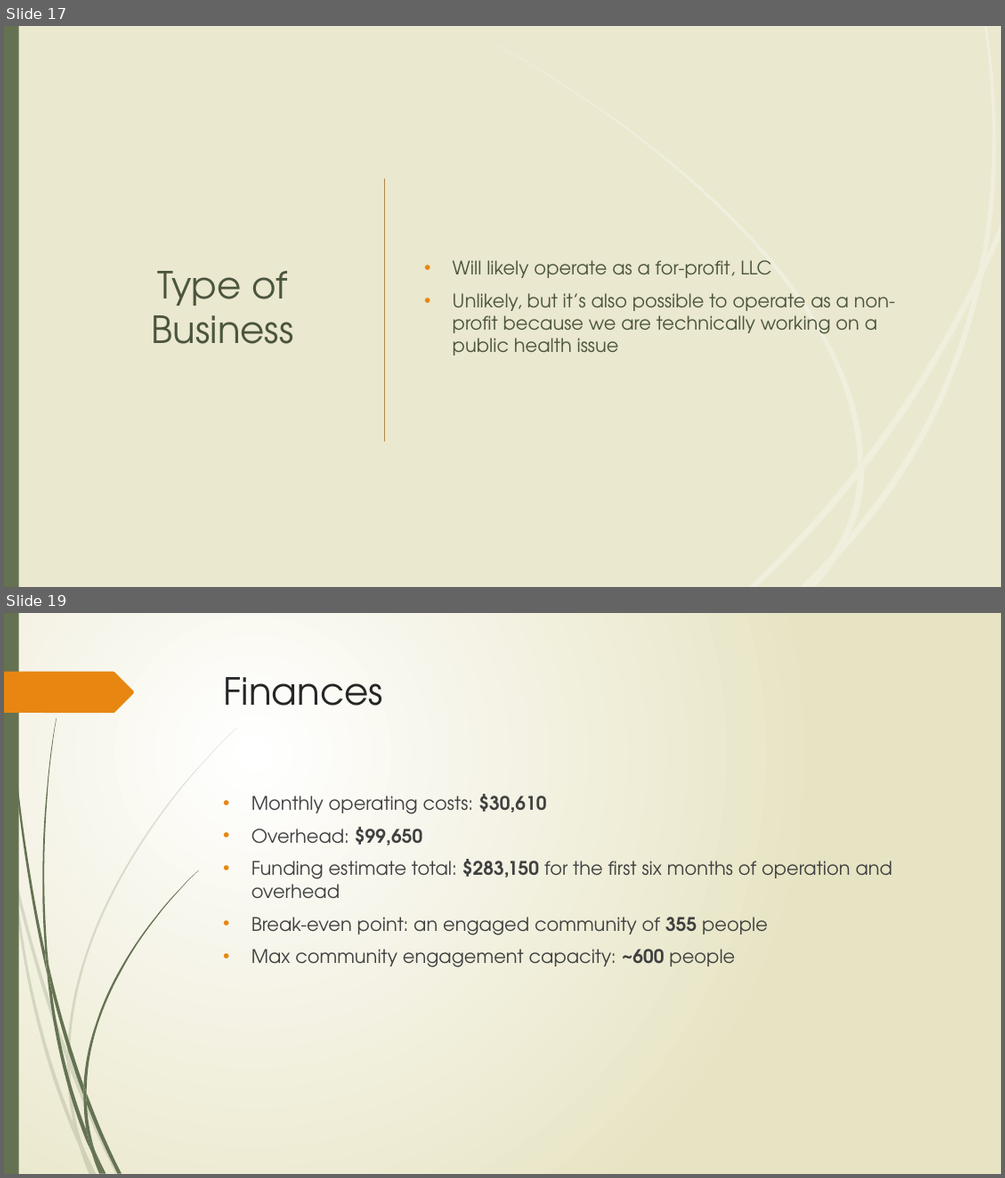
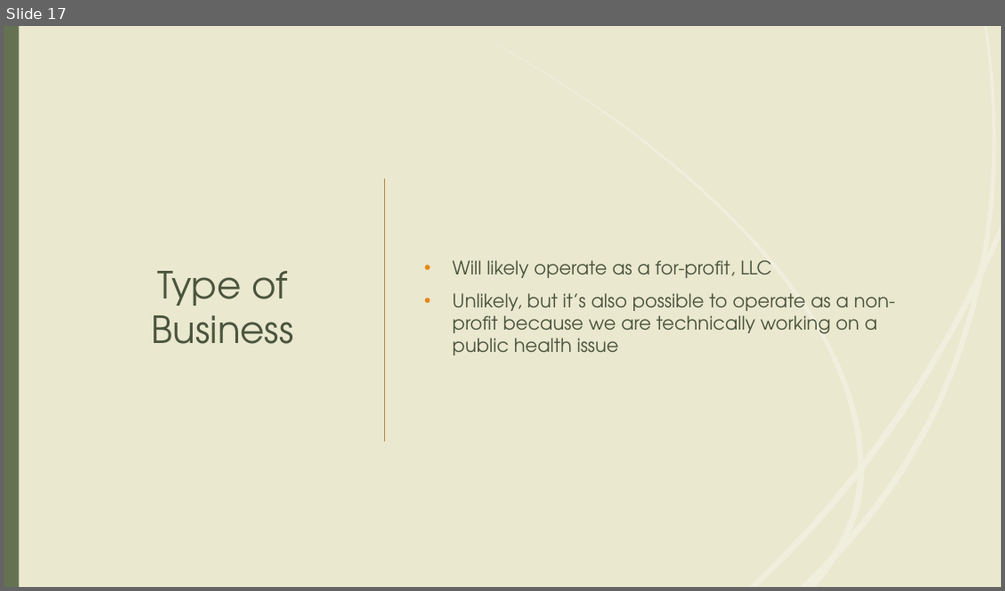
Before and after one commit to tieje/dogen, a slide deck: Presentation/SocialHub_FrancisT_06_23_2020.pptx. Shown one above the other, each under a label of ours: slides 17 and 19 before the commit, slide 17 after it; the slides between them are not shown. The pictures are 1005x1178 and 1005x591 pixels, drawn with LibreOffice and Linux fonts; fonts in the diff are those of the drawing. Boxes give left, top, right and bottom in pixels: in the first picture for what was removed or moved away, otherwise in the second. Text is boxed around its words. In the diff, an @@ line names an element or a change of style, - is before the commit and + after.

```diff
--- a/Presentation/SocialHub_FrancisT_06_23_2020.pptx
+++ b/Presentation/SocialHub_FrancisT_06_23_2020.pptx
@@ slide 19 removed at <box>4,613,1001,1174</box>, background gradient #FFFFFF to #E8E6C4; not listed: 11 template elements that a slide beside it also shows @@
@@ rectangle removed at <box>4,613,19,1174</box> @@
@@ title removed at <box>224,677,383,706</box> @@
-Finances
@@ text removed at <box>251,794,893,967</box> @@
-• Monthly operating costs: $30,610
-• Overhead: $99,650
-• Funding estimate total: $283,150 for the first six months of operation and overhead
-• Break-even point: an engaged community of 355 people
-• Max community engagement capacity: ~600 people
@@ group removed at <box>12,728,237,1147</box>: 5 freeform shapes @@
@@ group removed at <box>42,718,198,1153</box>: 7 freeform shapes @@
```
Also in this commit, not shown: 1 slide changed, 2 other slides removed, 1 other file.
